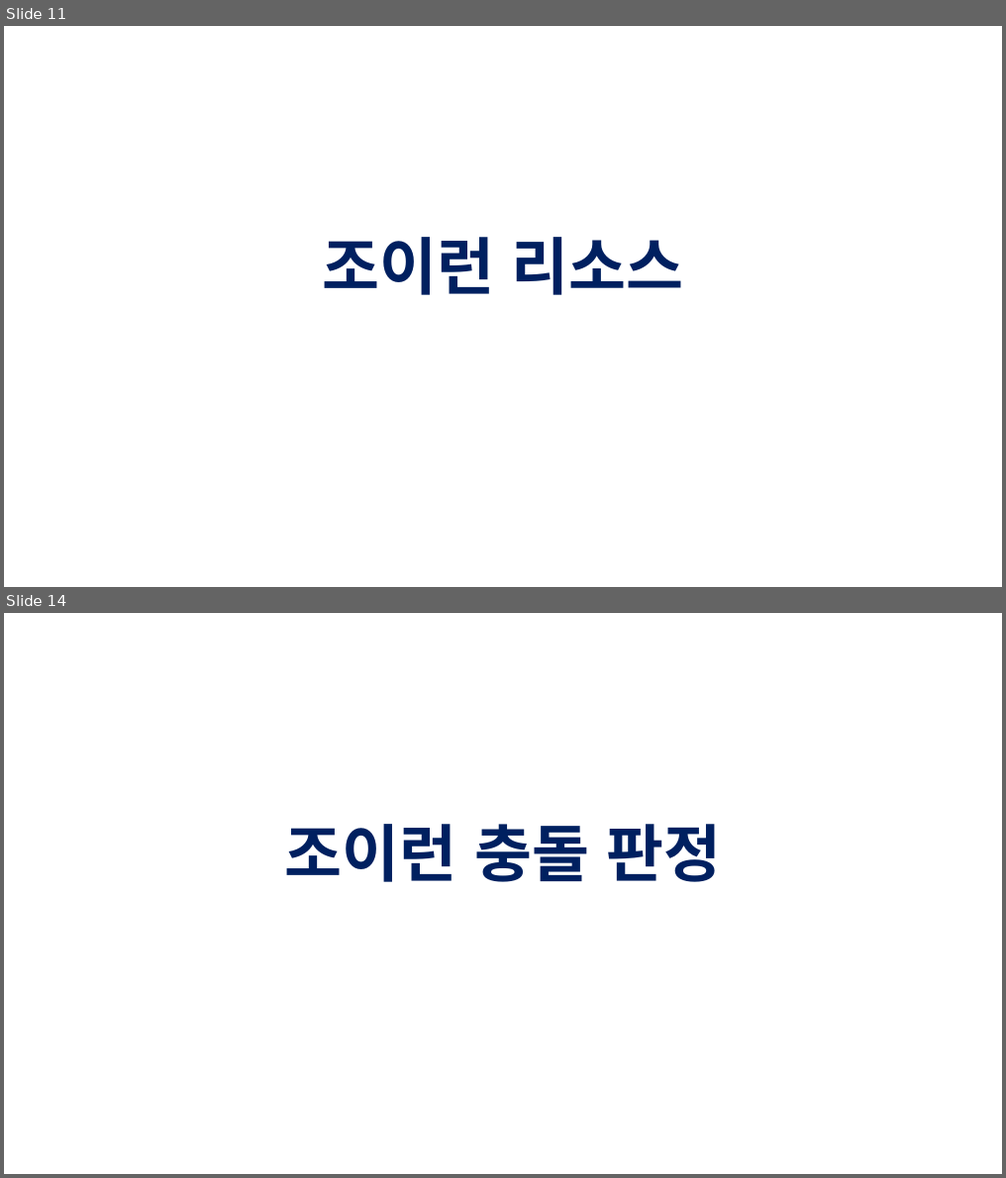
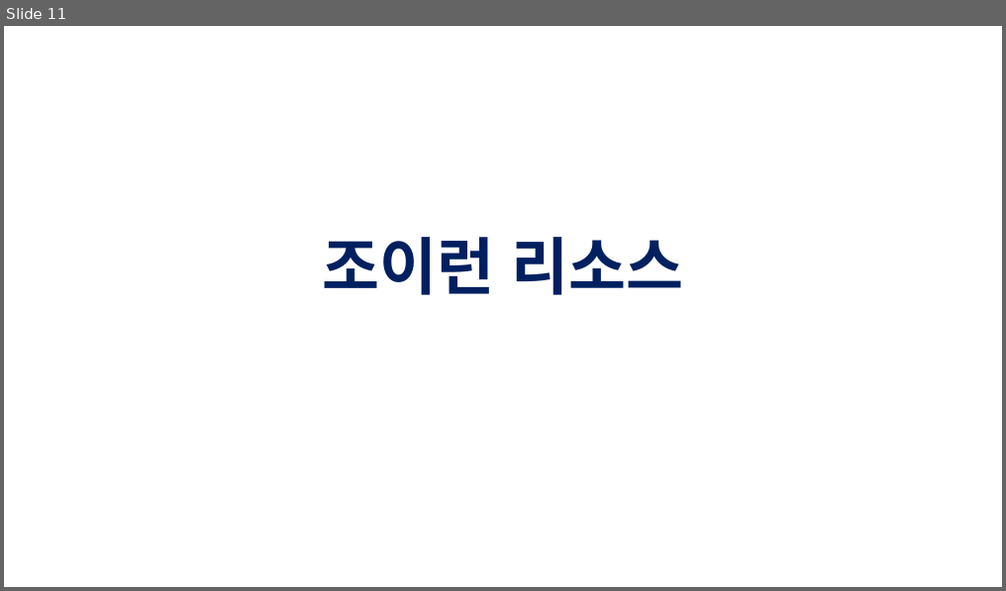
Before and after one commit to rheeeuro/joyrun, a slide deck: docs/[JoyFitness] 전시회용 미니 게임_JoyRun.pptx. Shown one above the other, each under a label of ours: slides 11 and 14 before the commit, slide 11 after it; the slides between them are not shown. The pictures are 1006x1178 and 1006x591 pixels, drawn with LibreOffice and Linux fonts; fonts in the diff are those of the drawing; background and template pictures are left out. Boxes give left, top, right and bottom in pixels: in the first picture for what was removed or moved away, otherwise in the second. Text is boxed around its words. In the diff, an @@ line names an element or a change of style, - is before the commit and + after.

```diff
--- a/docs/[JoyFitness] 전시회용 미니 게임_JoyRun.pptx
+++ b/docs/[JoyFitness] 전시회용 미니 게임_JoyRun.pptx
@@ slide 14 removed at (4, 613, 1002, 1174), background picture (left out) @@
@@ text removed at (284, 824, 722, 882) @@
-조이런 충돌 판정
@@ page number removed at (709, 1134, 934, 1163) @@
-14
```
Also in this commit, not shown: 3 slides changed, 1 slide added.
